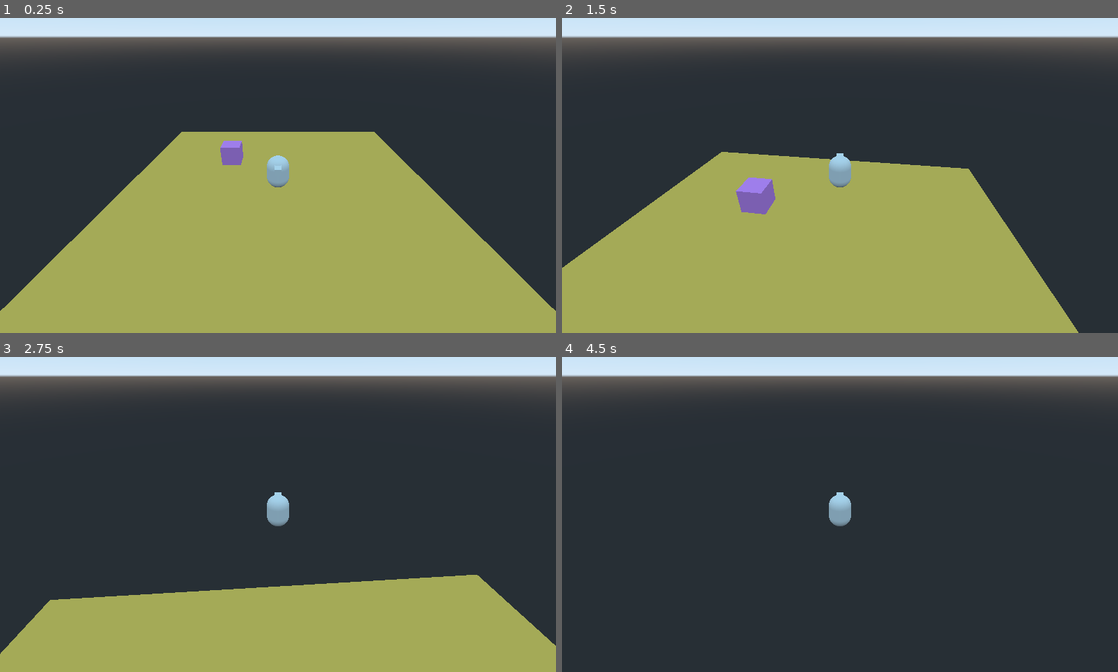
Above: before the commit, frames 1-4 (two rows, left to right).
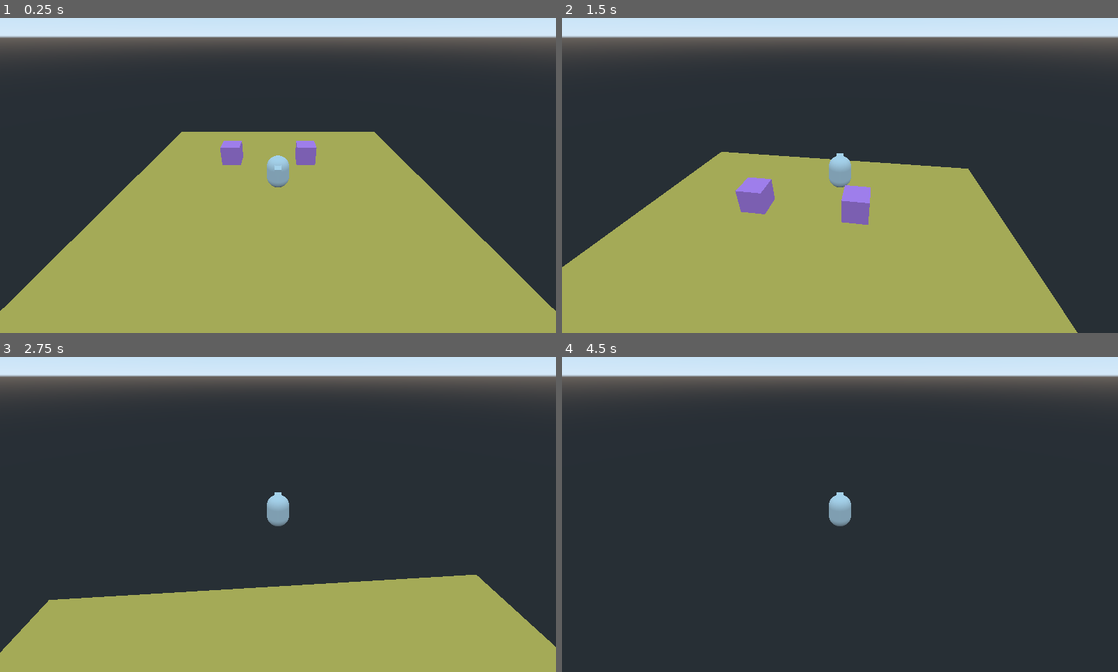
Above: after the commit, the same moments.

Repository: dsvoid/3d1
Game: Godot game, scene res://scenes and scripts/Level.tscn
Two runs of this game, one before a commit and one after it. Both use one fixed random seed, a clock stepped at 60 frames per second and the inputs below.
Inputs (mouse positions are in pixels of both pictures, inside the frame that each line leads up to):
- Up to frame 1 (0.25 s): no input
- Up to frame 2 (1.5 s): tap Enter at 0.5 s; move the mouse to (867, 169) at 0.52 s; hold F (use_key) 0.53-1.28 s; hold W (move_up) from 0.53 s (still down); move the mouse to (812, 172) at 1.27 s; tap F (use_key) at 1.35 s
- Up to frame 3 (2.75 s): keep holding W (move_up); move the mouse to (289, 505) at 2.02 s; hold F (use_key) from 2.03 s (still down)
- Up to frame 4 (4.5 s): keep holding W (move_up); move the mouse to (834, 514) at 2.77 s; release F (use_key) at 2.78 s; tap F (use_key) at 2.85, 4.35 s; move the mouse to (878, 514) at 3.52 s; hold F (use_key) 3.53-4.28 s; tap Space at 4.25 s; move the mouse to (795, 505) at 4.27 s

The runs differ from the first frame. In frame 1, 0.3% of the frame differs, in the area x 53-57%, y 38-47%; in frame 2, 0.7%, in the area x 0-93%, y 42-100%; in frame 3, less than 0.1%; in frame 4, less than 0.1%.

Commit message:
#9 collision checks occur before player can push or pull objects somewhere undesirable

Diff:
--- a/scenes and scripts/Global.gd
+++ b/scenes and scripts/Global.gd
@@ -2,4 +2,4 @@
 
 const MOVE_TWEEN_DURATION = 0.5
 const ALIGN_TWEEN_DURATION = 0.3
-const ROT_TWEEN_DURATION = 0.5
+const ROT_TWEEN_DURATION = 0.3
--- a/scenes and scripts/Level.tscn
+++ b/scenes and scripts/Level.tscn
@@ -25,3 +25,6 @@
 
 [node name="MovableObj" parent="." instance=ExtResource( 2 )]
 transform = Transform( 1, 0, 0, 0, 1, 0, 0, 0, 1, -2.5, 0.5, -2.5 )
+
+[node name="MovableObj2" parent="." instance=ExtResource( 2 )]
+transform = Transform( 1, 0, 0, 0, 1, 0, 0, 0, 1, 1.5, 0.5, -2.5 )
--- a/scenes and scripts/MovableObj.gd
+++ b/scenes and scripts/MovableObj.gd
@@ -3,6 +3,8 @@
 var in_move_tween : bool = false
 var in_rot_tween : bool = false
 var rot_tween_complete : bool = false
+
+onready var push_ray_cast = $PushRayCast
 
 func _ready():
 	$MoveTween.connect("tween_completed", self, "on_move_tween_completed")
--- a/scenes and scripts/MovableObj.tscn
+++ b/scenes and scripts/MovableObj.tscn
@@ -14,7 +14,7 @@
 size = Vector3( 1, 1, 1 )
 
 [node name="MovableObj" type="StaticBody"]
-transform = Transform( 1, 0, 0, 0, 1, 0, 0, 0, 1, -0.5, 0.5, -0.5 )
+transform = Transform( 1, 0, 0, 0, 1, 0, 0, 0, 1, 0, 0.5, 0 )
 collision_layer = 2
 collision_mask = 5
 script = ExtResource( 1 )
@@ -29,3 +29,7 @@
 [node name="MoveTween" type="Tween" parent="."]
 
 [node name="RotTween" type="Tween" parent="."]
+
+[node name="PushRayCast" type="RayCast" parent="."]
+cast_to = Vector3( 1, 0, 0 )
+collision_mask = 3
--- a/scenes and scripts/Player.gd
+++ b/scenes and scripts/Player.gd
@@ -80,11 +80,15 @@
 	var move_obj = false
 	var rot_obj = false
 	if Input.is_action_pressed(forward_input):
-		move_obj_dir = 1
-		move_obj = true
+		# check for potential collisions before allowing forward movement
+		if not grabbed_obj.push_ray_cast.is_colliding():
+			move_obj_dir = 1
+			move_obj = true
 	elif Input.is_action_pressed(backward_input):
-		move_obj_dir = -1
-		move_obj = true
+		# check for potential collisions before allowing backward movement
+		if not $BehindRayCast.is_colliding():
+			move_obj_dir = -1
+			move_obj = true
 	elif Input.is_action_pressed(rot_cw_input):
 		rot_obj_dir = -PI/2
 		rot_obj = true
--- a/scenes and scripts/Player.tscn
+++ b/scenes and scripts/Player.tscn
@@ -46,6 +46,12 @@
 cast_to = Vector3( 0, 0, 1.25 )
 collision_mask = 2
 
+[node name="BehindRayCast" type="RayCast" parent="."]
+transform = Transform( 1, 0, 0, 0, 1, 0, 0, 0, 1, 0, 0.5, 0 )
+enabled = true
+cast_to = Vector3( 0, 0, -1 )
+collision_mask = 2
+
 [node name="MoveObjTween" type="Tween" parent="."]
 
 [node name="AlignTween" type="Tween" parent="."]
